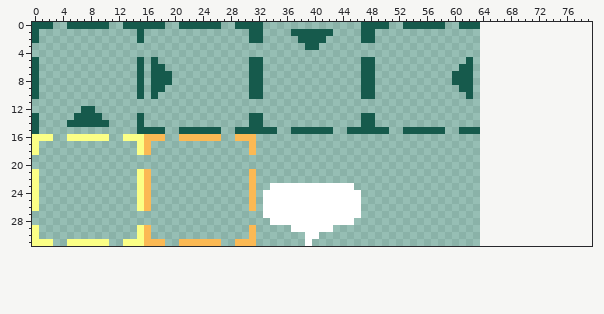
Two states of a pixel-art file, Project Games/project BitCraft/Aseprite/Interactable_Icons.aseprite. Above, as it was before the edit.
64x32 pixels, 1 frame. The old version is drawn lined up with the new one, on the new canvas.
And afterwards:
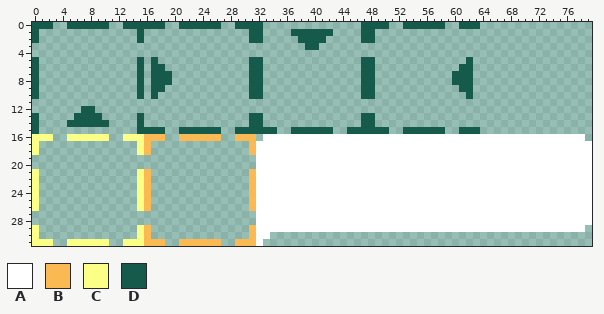
Palette (. is transparent): A #ffffff  B #fbb954  C #fbff86  D #165a4c
Change:
canvas 64x32 -> 80x32
y 16: x 33..78 .............................................. -> AAAAAAAAAAAAAAAAAAAAAAAAAAAAAAAAAAAAAAAAAAAAAA
y 17..22: x 32..79 ................................................ -> AAAAAAAAAAAAAAAAAAAAAAAAAAAAAAAAAAAAAAAAAAAAAAAA
y 23: x 32..33 .. -> AA; x 46..79 .................................. -> AAAAAAAAAAAAAAAAAAAAAAAAAAAAAAAAAA
y 24..27: x 32 . -> A; x 47..79 ................................. -> AAAAAAAAAAAAAAAAAAAAAAAAAAAAAAAAA
y 28: x 32..33 .. -> AA; x 46..79 .................................. -> AAAAAAAAAAAAAAAAAAAAAAAAAAAAAAAAAA
y 29: x 32..36 ..... -> AAAAA; x 43..78 .................................... -> AAAAAAAAAAAAAAAAAAAAAAAAAAAAAAAAAAAA
y 30: x 32..33 .. -> AA; x 39..40 AA -> ..
y 31: x 32 . -> A; x 39 A -> .
Boxes around the changes in both pictures, in picture pixels (x1, y1, x2, y2):
changed: (256, 134, 592, 246)
